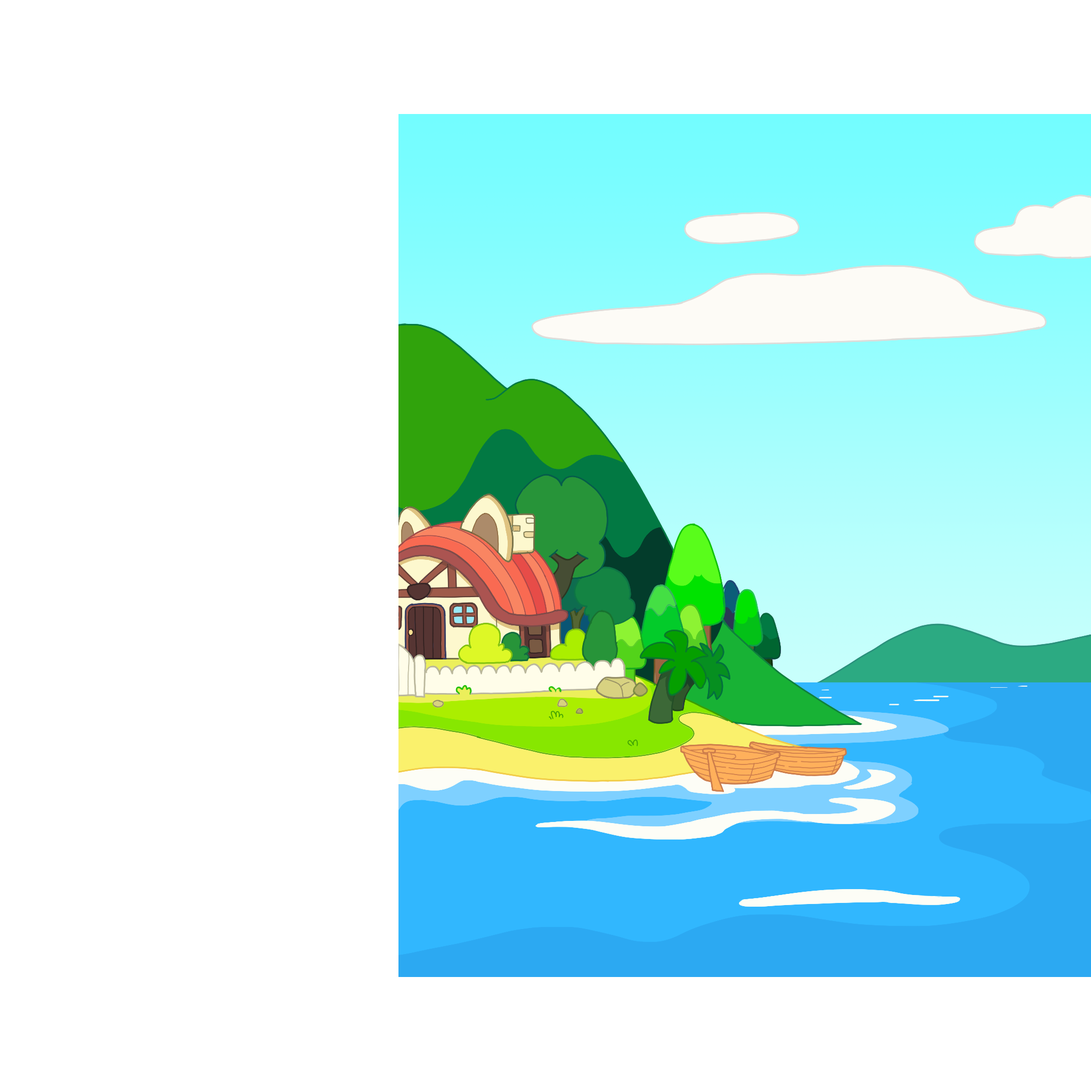
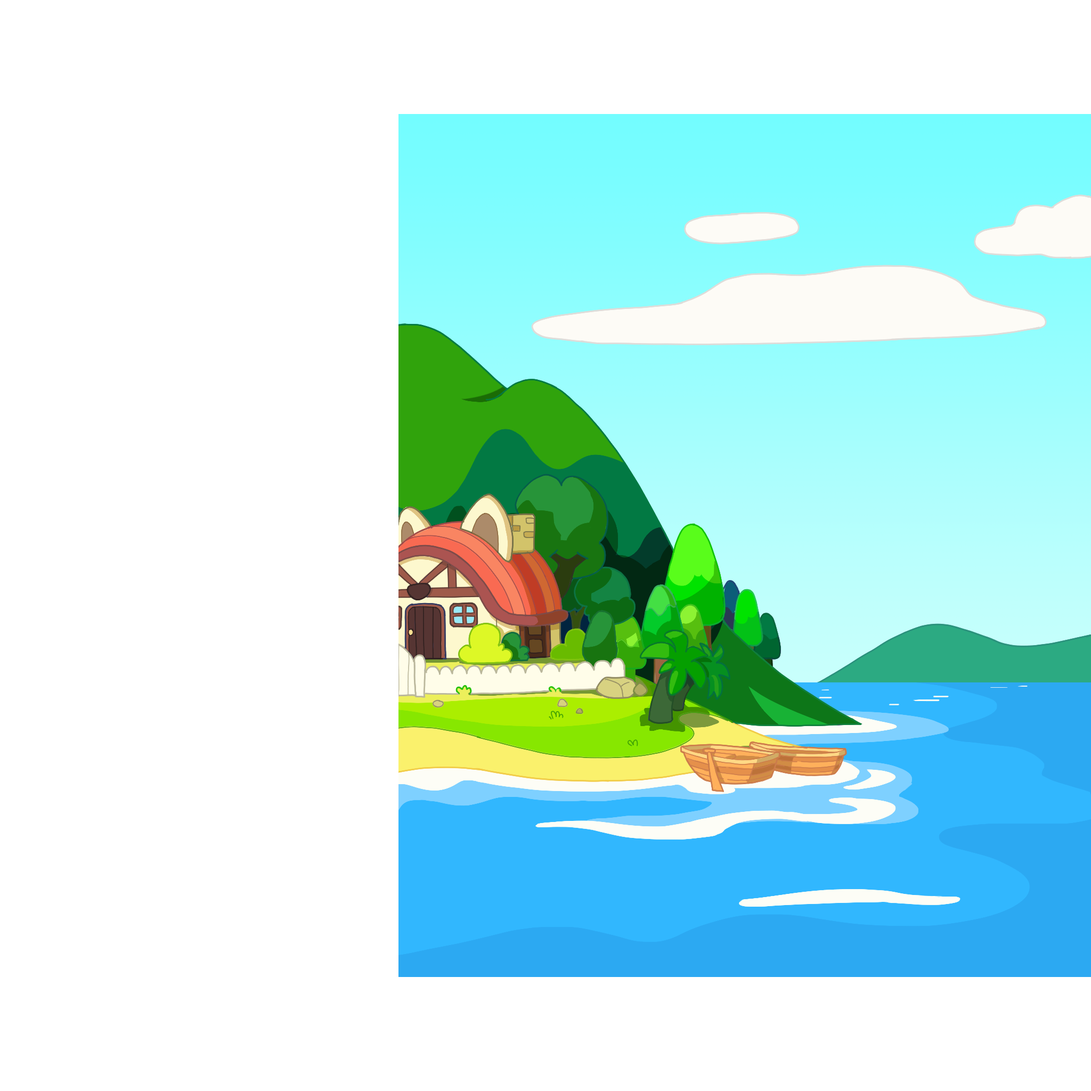
Layered file, before and after one edit (1091x1091). Changes by layer:
added layer "line" above "Layer 2" over [398, 386, 859, 783]
